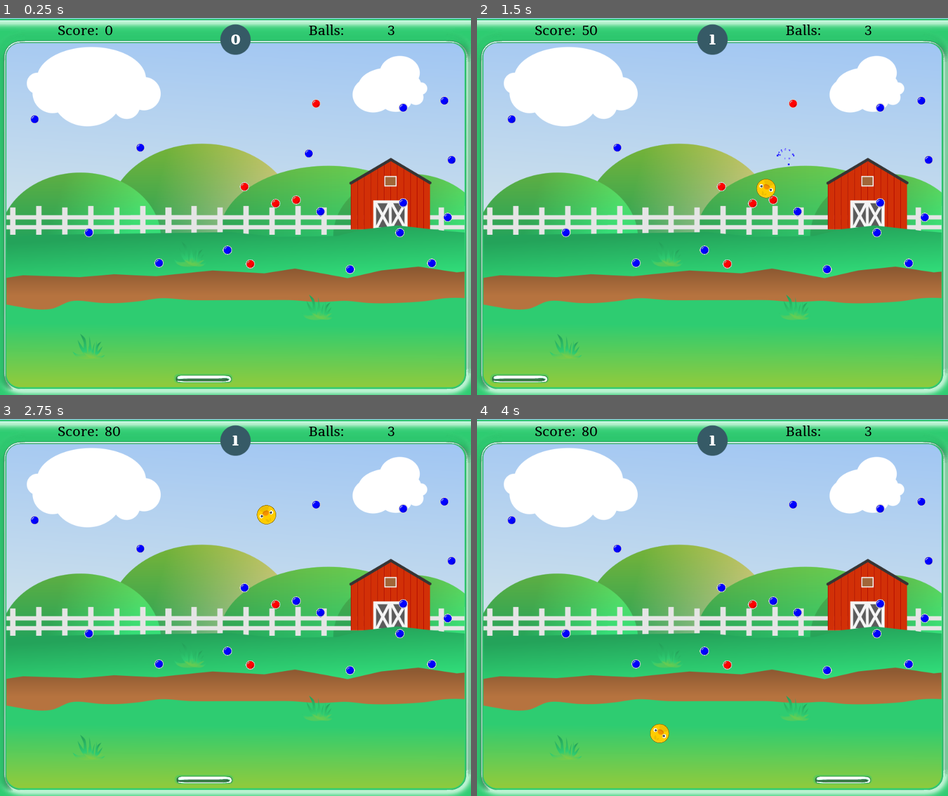
Above: before the commit, frames 1-4 (two rows, left to right).
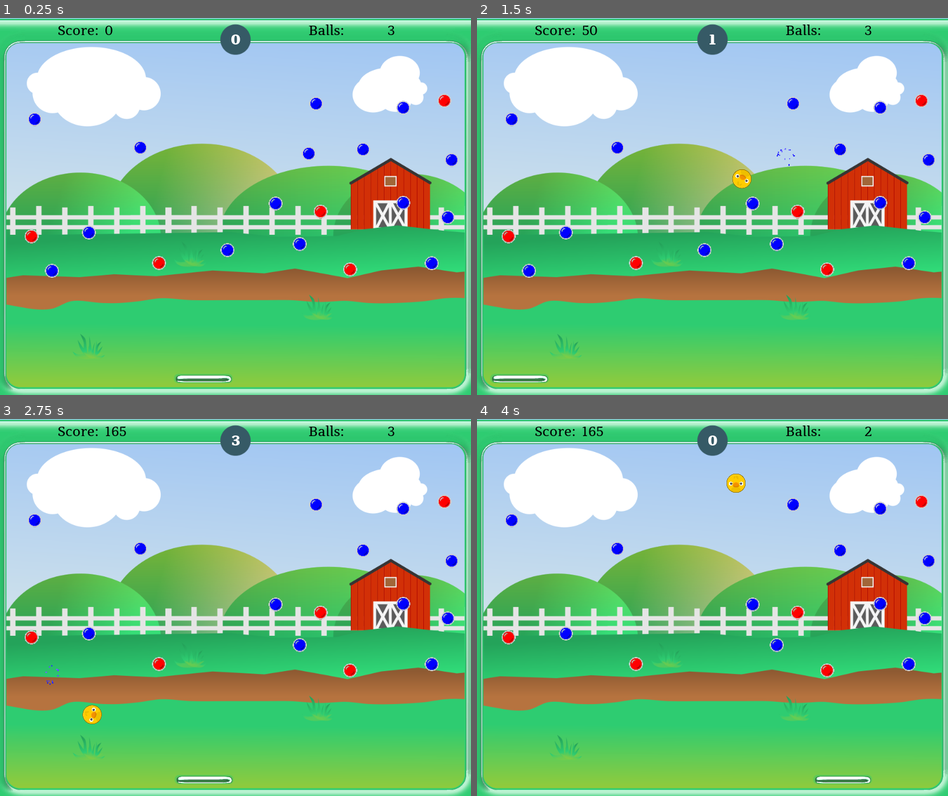
Above: after the commit, the same moments.

Repository: doctor-g/GGJ21
Game: Godot game, scene res://src/Level.tscn
Same seed, same stepped clock (60 frames per second), same inputs: the game is played once before the commit and once after it.
Inputs (mouse positions are in pixels of both pictures, inside the frame that each line leads up to):
- Up to frame 1 (0.25 s): no input
- Up to frame 2 (1.5 s): move the mouse to (816, 187) at 0.52 s; click (816, 187) at 0.67 s; move the mouse to (618, 225) at 1.27 s; click (618, 225) at 1.42 s
- Up to frame 3 (2.75 s): move the mouse to (282, 524) at 2.02 s; click (282, 524) at 2.17 s
- Up to frame 4 (4 s): move the mouse to (688, 682) at 2.77 s; click (688, 682) at 2.92 s; move the mouse to (853, 664) at 3.52 s; click (853, 664) at 3.67 s

The runs differ from the first frame. In frame 1, 1.6% of the frame differs, in the area x 5-98%, y 20-69%; in frame 2, 1.9%; in frame 3, 1.9%; in frame 4, 1.9%.

Commit message:
Make pegs bigger

Diff:
--- a/project/src/Peg.tscn
+++ b/project/src/Peg.tscn
@@ -12,6 +12,7 @@
 [sub_resource type="CircleShape2D" id=3]
 
 [node name="Peg" type="StaticBody2D"]
+scale = Vector2( 1.5, 1.5 )
 physics_material_override = SubResource( 1 )
 script = ExtResource( 1 )
 _gradient = SubResource( 2 )
--- a/project/src/PegGenerator.gd
+++ b/project/src/PegGenerator.gd
@@ -5,7 +5,7 @@
 const _Peg := preload("res://src/Peg.tscn")
 
 export var max_pegs := 20
-export var min_distance_between_pegs := 40.0
+export var min_distance_between_pegs := 80.0
 export var upgraded_pegs := 5
 export var max_peg_health := 2
 
